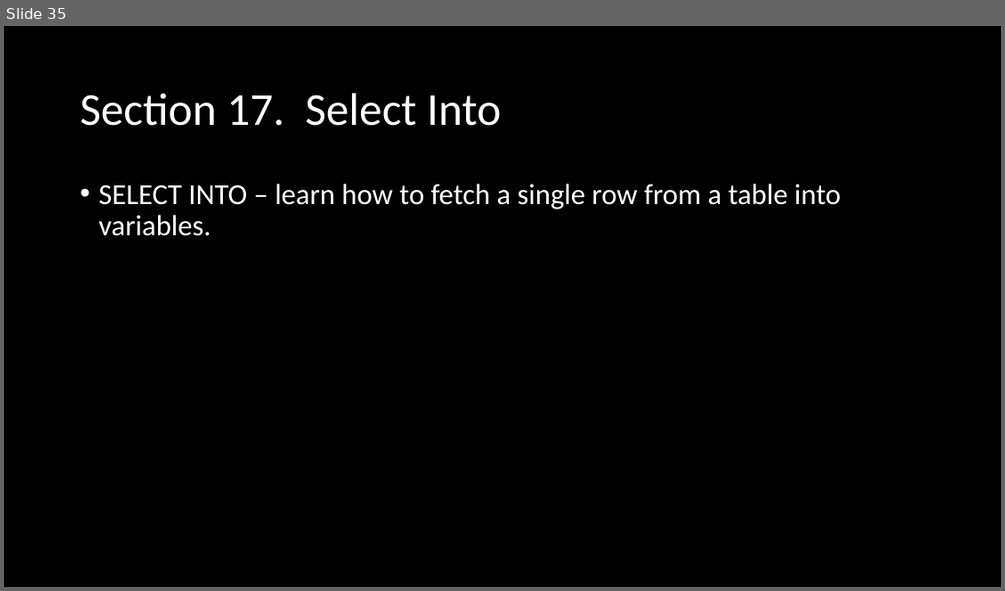
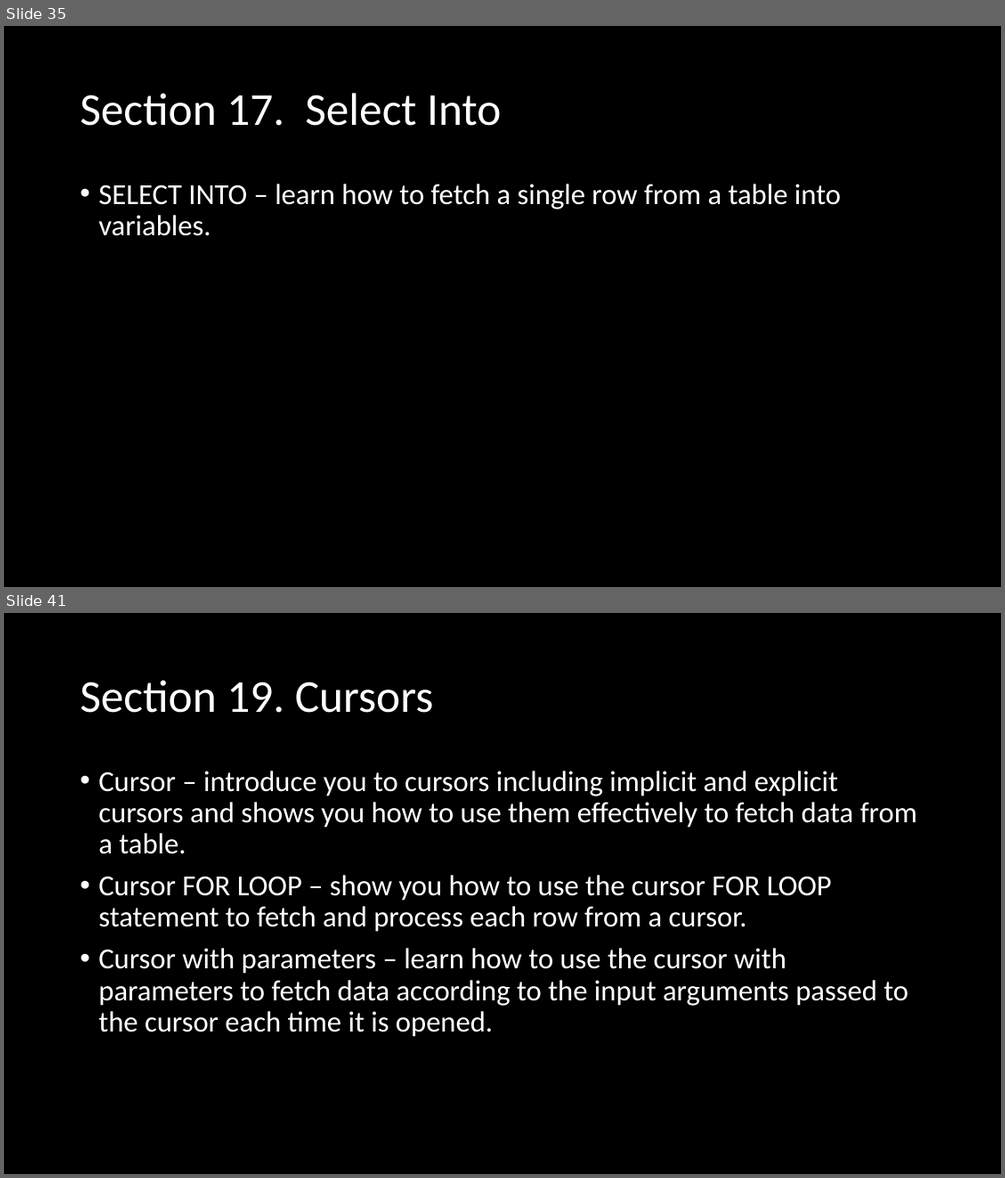
Before and after one commit to vivek-gohil/BharatBank-Oracle, a slide deck: Oracle-Vivek Gohil.pptx. Shown one above the other, each under a label of ours: slide 35 before the commit, slides 35 and 41 after it; the slides between them are not shown. The pictures are 1005x591 and 1005x1178 pixels, drawn with LibreOffice and Linux fonts; fonts in the diff are those of the drawing. Boxes give left, top, right and bottom in pixels: in the first picture for what was removed or moved away, otherwise in the second. Text is boxed around its words. In the diff, an @@ line names an element or a change of style, - is before the commit and + after.

```diff
--- a/Oracle-Vivek Gohil.pptx
+++ b/Oracle-Vivek Gohil.pptx
@@ slide 41 added at (4,613,1001,1174), background #000000 @@
@@ title added at (80,680,434,713), 44 pt, text #FFFFFF @@
+Section 19. Cursors
@@ text added at (98,771,917,1037), 28 pt, text #FFFFFF @@
+• Cursor – introduce you to cursors including implicit and explicit cursors and shows you how to use them effectively to fetch data from a table.
+• Cursor FOR LOOP – show you how to use the cursor FOR LOOP statement to fetch and process each row from a cursor.
+• Cursor with parameters – learn how to use the cursor with parameters to fetch data according to the input arguments passed to the cursor each time it is opened.
```
Also in this commit, not shown: 2 slides changed, 5 other slides added, 1 other file.
